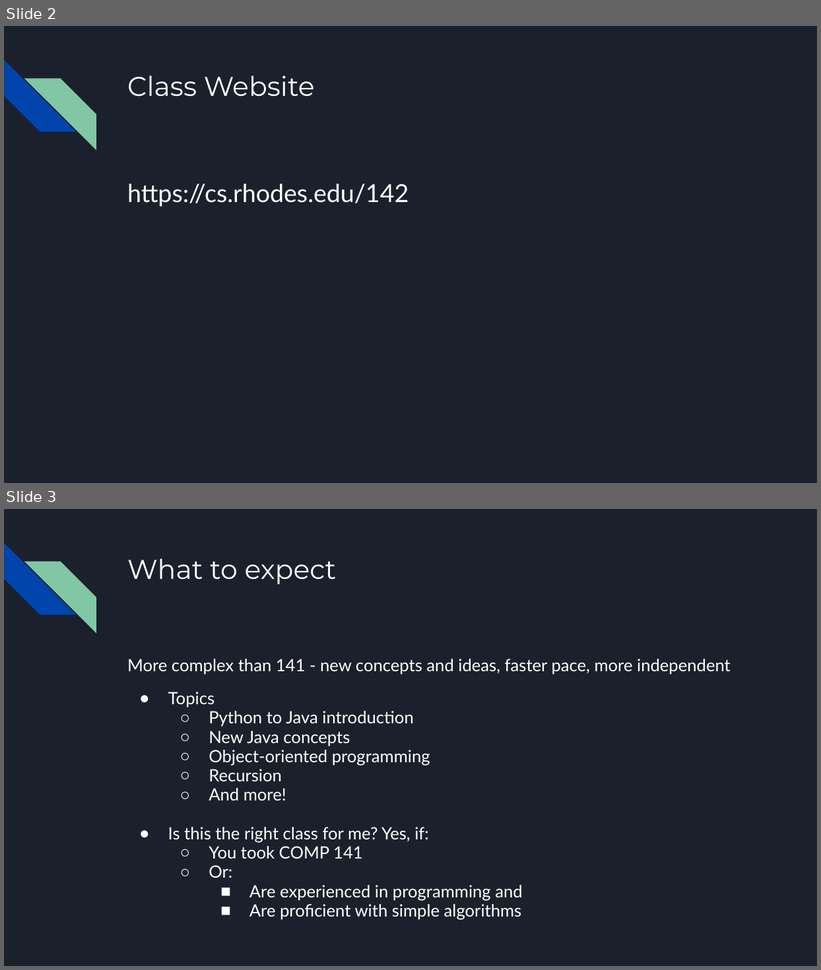
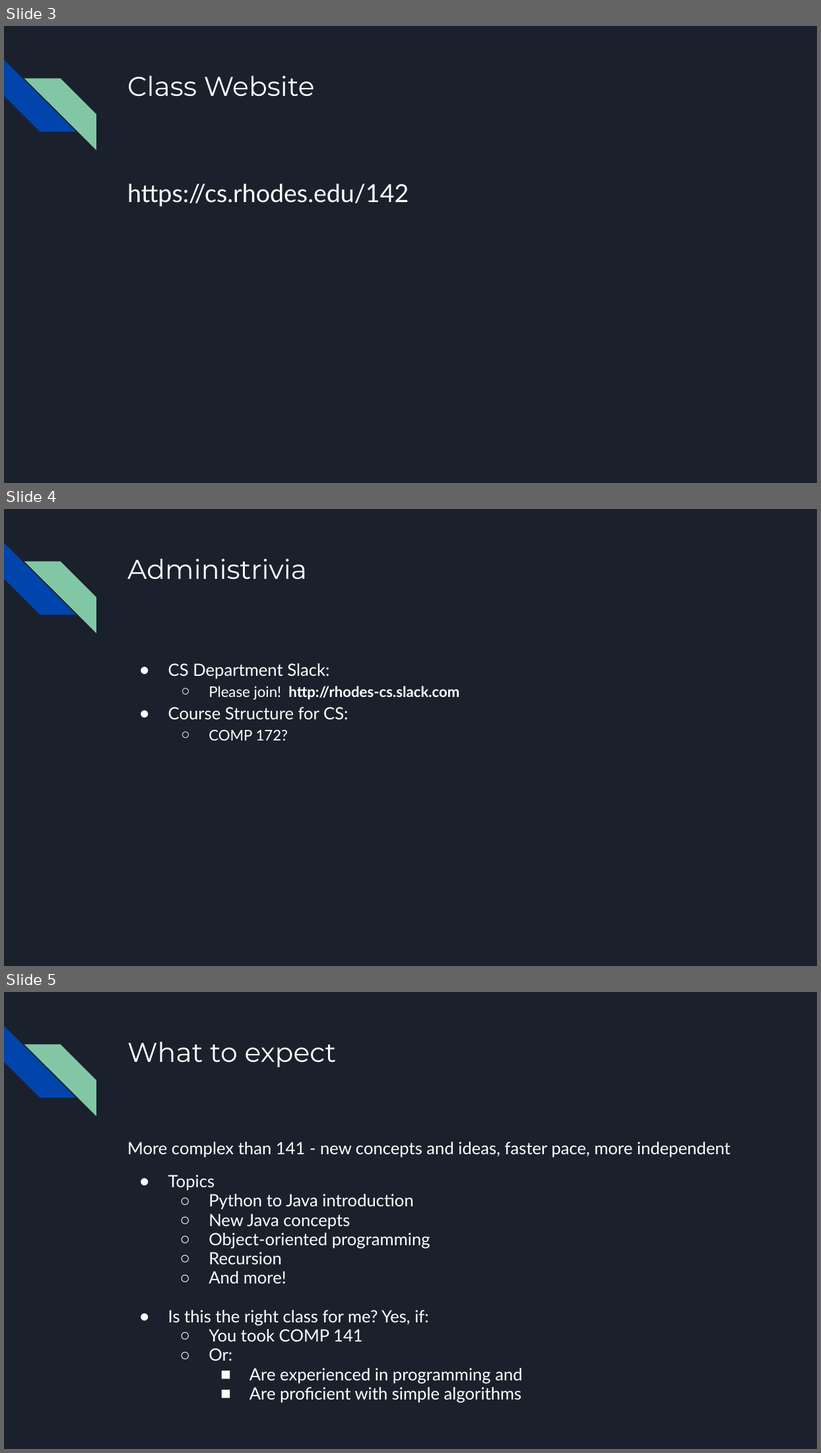
Before and after one commit to ncp38/cs142-s24, a slide deck: lectures/intro/CS142Intro1Slides.pptx. Shown one above the other, each under a label of ours: slides 2 and 3 before the commit, slides 3, 4 and 5 after it. The pictures are 821x970 and 821x1453 pixels, drawn with LibreOffice and Linux fonts; fonts in the diff are those of the drawing. Boxes give left, top, right and bottom in pixels: in the first picture for what was removed or moved away, otherwise in the second. Text is boxed around its words. In the diff, an @@ line names an element or a change of style, - is before the commit and + after.

```diff
--- a/lectures/intro/CS142Intro1Slides.pptx
+++ b/lectures/intro/CS142Intro1Slides.pptx
@@ slide 4 added at [4,509,817,966], background #1B212C; not listed: 2 template elements that a slide beside it also shows @@
@@ title added at [127,559,307,580], 24 pt, text #FFFFFF @@
+Administrivia
@@ text added at [168,663,459,741], 13 pt, text #FFFFFF @@
+● CS Department Slack:
+  ○ Please join! http://rhodes-cs.slack.com
+● Course Structure for CS:
+  ○ COMP 172?
@@ what was slide 2 is now slide 3 @@
@@ what was slide 3 is now slide 5 @@
```
Also in this commit, not shown: 2 other slides added, 2 other files.
